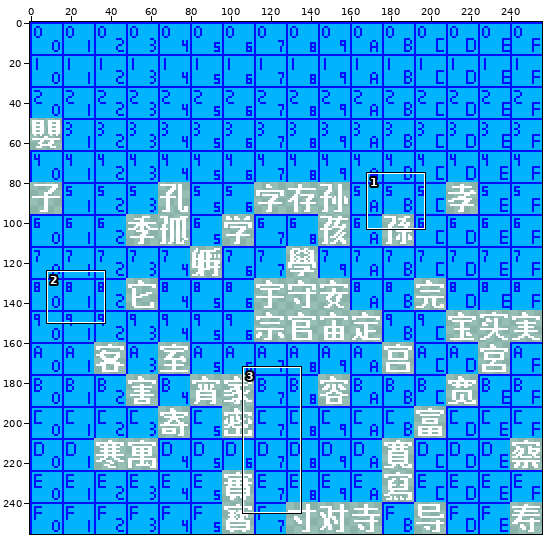
Sprite sheet: assets/base/font/cosmic-reach-font-5B00.png. The picture above shows the old version from afar; the outline marks the close-up.
Close-up. As it was:
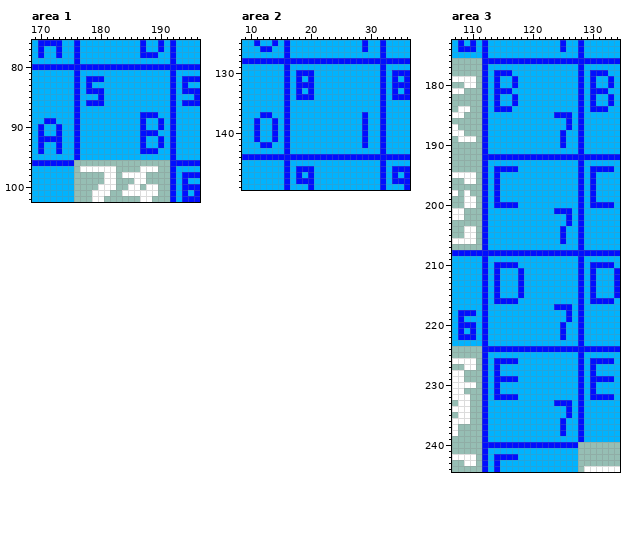
The file is 256x256 pixels. Shown: area 1: x 169..196, y 76..102; area 2: x 9..36, y 125..149; area 3: x 107..134, y 173..244. The commit also changed other parts of the picture, which this record leaves out.
Now the later version:
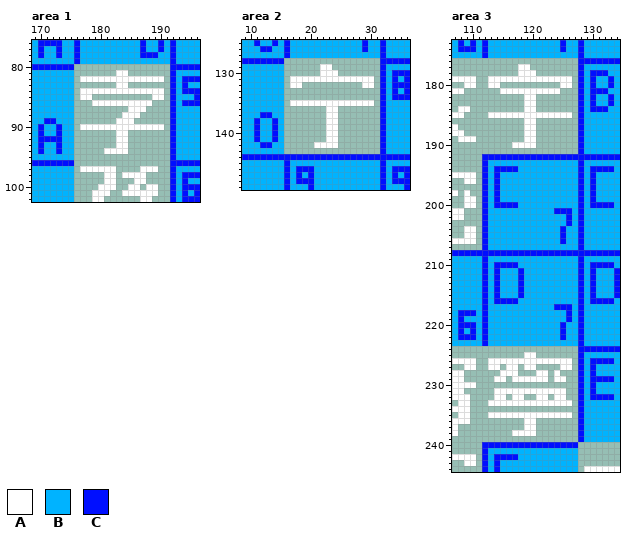
Palette (. is transparent): A #ffffff  B #00b3ff  C #000fff
Edits made:
Changed rows in their new state; - is an unchanged pixel.
Area 1:
first column x 176:
 80 ................
 81 .......AA.......
 82 .AAAAAAAAAAAAAA.
 83 .......AA.......
 84 .AAAAAAAAAAAAAA.
 85 .AA..........AA.
 86 ...AAAAAAAAAA...
 87 .........AAA....
 88 ........AAA.....
 89 .......AAA......
 90 .AAAAAAAAAAAAAA.
 91 .......AA.......
 92 .......AA.......
 93 .......AA.......
 94 .....AAAA.......
 95 ................
Area 2:
first column x 16:
128 ................
129 ......AA........
130 ......AAA.......
131 .AAAAAAAAAAAAAA.
132 .AA..........AA.
133 ................
134 ................
135 .AAAAAAAAAAAAAA.
136 .......AA.......
137 .......AA.......
138 .......AA.......
139 .......AA.......
140 .......AA.......
141 .......AA.......
142 .....AAAA.......
143 ................
Area 3:
first column x 112:
176 ................
177 ......AA........
178 ......AAA.......
179 .AAAAAAAAAAAAAA.
180 .AA..........AA.
181 ...AAAAAAAAAA...
182 .......AA.......
183 .......AA.......
184 .......AA.......
185 .AAAAAAAAAAAAAA.
186 .......AA.......
187 .......AA.......
188 .......AA.......
189 .......AA.......
190 .....AAAA.......
191 ................
first column x 112:
224 ................
225 .......AA.......
226 .AAAAAAAAAAAAAA.
227 .AA.AA.AA....AA.
228 ...AAA...AA.A...
229 ..AA.AAAAAA.AA..
230 ................
231 ..AAAAAAAAAAAA..
232 ..AA.AA..AA.AA..
233 .AAAAAAAAAAAAAA.
234 ................
235 .AAAAAAAAAAAAAA.
236 .......AA.......
237 .......AA.......
238 .....AAAA.......
239 ................
Boxes around the changes in both close-ups, in picture pixels (x1, y1, x2, y2):
changed: (74, 64, 170, 160)
changed: (284, 58, 380, 154)
changed: (482, 58, 578, 154)
changed: (482, 346, 578, 442)
